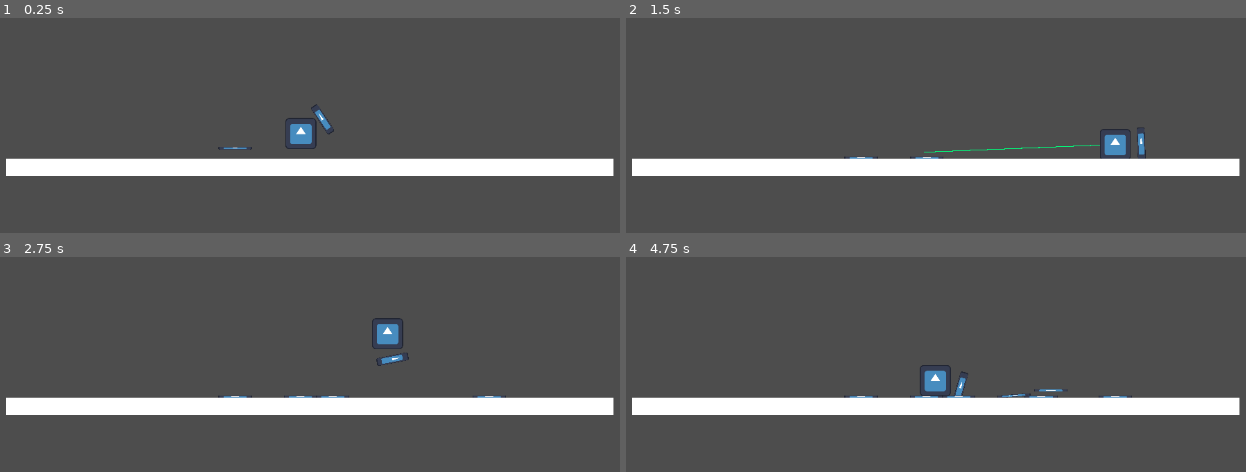
Above: before the commit, frames 1-4 (two rows, left to right).
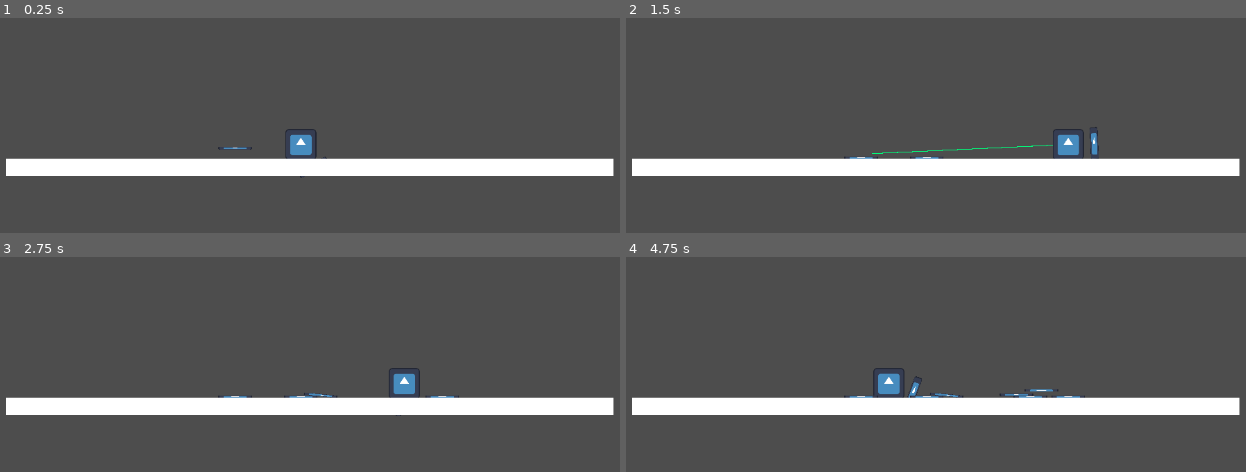
Above: after the commit, the same moments.

Repository: pmarsh-scottlogic/GMTKGameJam2023
Game: Godot game, scene res://Scenes/MainScene.tscn
The game is run twice, just before and just after one commit, with the same random seed, the same clock (stepped at 60 frames per second) and the same inputs. The engine's default icon, where the game draws it, is replaced by a stand-in: a white triangle on a blue panel in a dark square.
Inputs (mouse positions are in pixels of both pictures, inside the frame that each line leads up to):
- Up to frame 1 (0.25 s): no input
- Up to frame 2 (1.5 s): move the mouse to (1097, 114) at 0.52 s; click (1097, 114) at 0.67 s; move the mouse to (762, 159) at 1.27 s; click (762, 159) at 1.42 s
- Up to frame 3 (2.75 s): move the mouse to (378, 276) at 2.02 s; click (378, 276) at 2.17 s
- Up to frame 4 (4.75 s): move the mouse to (880, 465) at 2.77 s; click (880, 465) at 2.92 s; tap Enter at 3.5 s; move the mouse to (1159, 441) at 3.52 s; click (1159, 441) at 3.67 s; move the mouse to (681, 308) at 4.27 s; click (681, 308) at 4.42 s

The runs differ from the first frame. In frame 1, 0.6% of the frame differs, in the area x 45-54%, y 40-75%; in frame 2, 1.4%, in the area x 39-84%, y 50-66%; in frame 3, 1.2%; in frame 4, 1.4%.

Commit message:
Additional Updates to physics

Diff:
--- a/project/Scenes/player.tscn
+++ b/project/Scenes/player.tscn
@@ -21,7 +21,7 @@
 [node name="Player" type="RigidBody2D"]
 position = Vector2(587, 226)
 mass = 3.0
-gravity_scale = 3.0
+gravity_scale = 9.0
 lock_rotation = true
 script = ExtResource("1_tdkvs")
 
--- a/project/Scripts/Player.gd
+++ b/project/Scripts/Player.gd
@@ -1,10 +1,10 @@
 extends RigidBody2D
 
 # Speed cap for adding force
-var maxForce: float = 790
+var maxForce: float = 810
 
 # Multiplier for magnitude
-var magnitudeMultiplier: float = 8
+var magnitudeMultiplier: float = 12
 
 # Mouse held position
 var mouseHeld: bool = false
